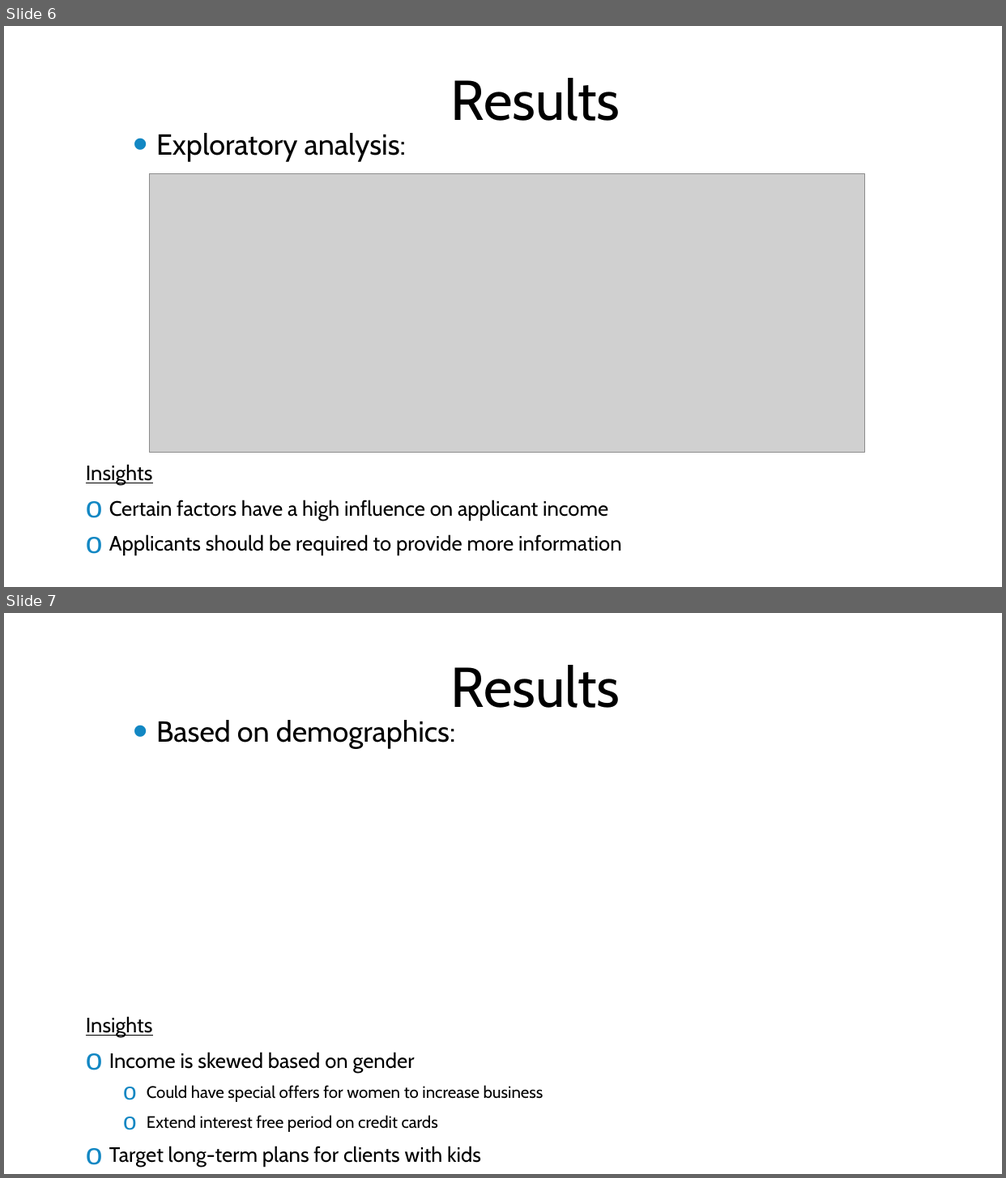
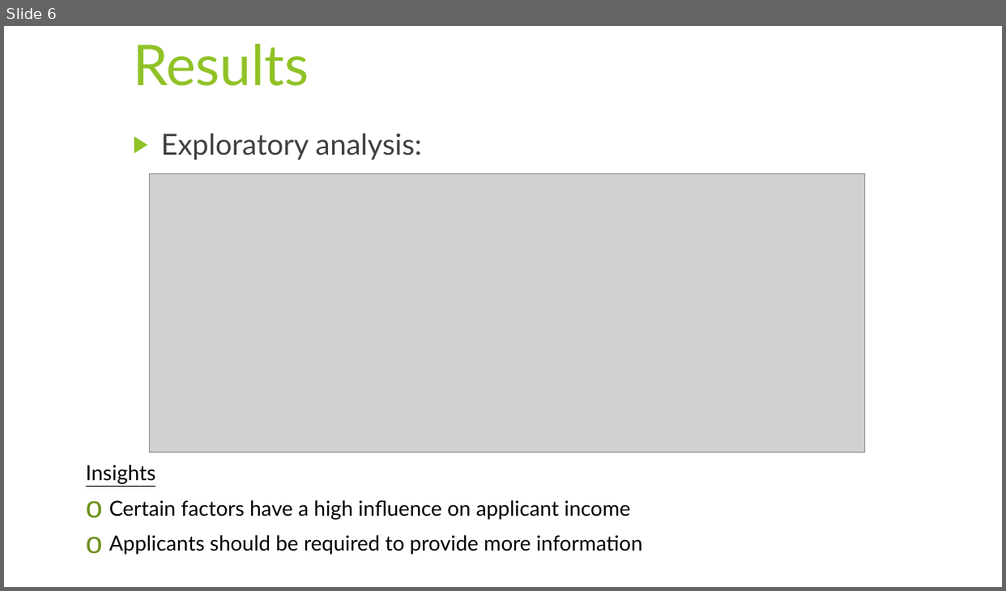
Before and after one commit to NB094/lighthouse-data-notes, a slide deck: Week_7/Day_4/Miniproject 4.pptx. Shown one above the other, each under a label of ours: slides 6 and 7 before the commit, slide 6 after it. The pictures are 1006x1178 and 1006x591 pixels, drawn with LibreOffice and Linux fonts; fonts in the diff are those of the drawing; grey boxes stand for pictures; background and template pictures are left out. Boxes give left, top, right and bottom in pixels: in the first picture for what was removed or moved away, otherwise in the second. Text is boxed around its words. In the diff, an @@ line names an element or a change of style, - is before the commit and + after.

```diff
--- a/Week_7/Day_4/Miniproject 4.pptx
+++ b/Week_7/Day_4/Miniproject 4.pptx
@@ slide 7 removed at box(4, 613, 1002, 1174), background picture (left out) @@
@@ rectangle removed at box(4, 613, 994, 1174) @@
@@ title removed at box(451, 665, 620, 708) @@
-Results
@@ text removed at box(156, 720, 456, 749) @@
-• Based on demographics:
@@ text removed at box(86, 1016, 543, 1167) @@
-Insights
-o Income is skewed based on gender
-  o Could have special offers for women to increase business
-  o Extend interest free period on credit cards
-o Target long-term plans for clients with kids
@@ slide 6 changed as well @@
@@ rectangle: place and size @@
-rectangle at box(4, 26, 994, 587)
+rectangle at box(4, 26, 1002, 587)
@@ title "Results" at box(133, 44, 309, 86): font Cabin to Lato, text colour #000000 to #90C226; alignment centre to left; vertical alignment middle to top @@
@@ text "Exploratory analysis:" at box(161, 133, 422, 160): font Cabin to Lato, text colour #000000 to #404040; bullet • to ▶; less space between paragraphs; bullet colour #1287C3 to #90C226 @@
@@ text "Insights" at box(86, 465, 642, 555): font Cabin to Lato; bullet colour #1287C3 to #6C921D @@
```
Also in this commit, not shown: 6 other slides changed, 2 slides added, 1 other slide removed, 4 other files.
